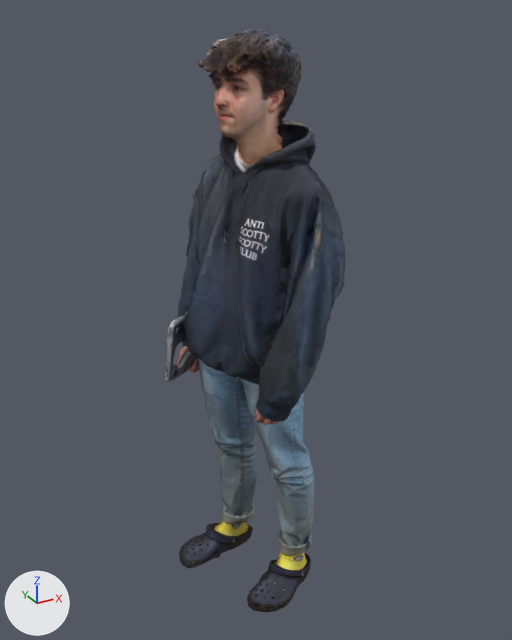
Two versions of the glTF model public/models/tomas-smol.glb, one commit apart.
One viewpoint serves both versions: a 50 mm lens placed at (-0.812, -1.448, 0.838), pointed at (0.044, 0.108, 0.06). The axes (+X, +Y, +Z) are drawn at lower left. The lights are the same throughout.
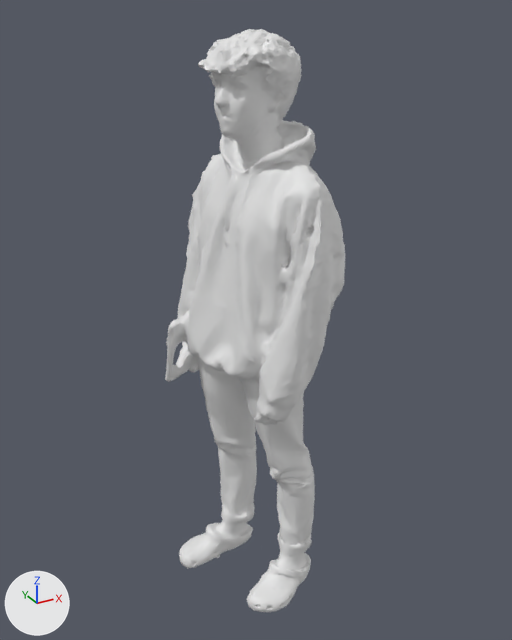
Changed parts and their boxes [x1, y1, x2, y2] in the pictures (512 x 640 px):
'Mesh_0', recoloured: [165, 29, 345, 612] in both

Patch to the scene script:
```diff
--- a/public/models/tomas-smol.glb.py
+++ b/public/models/tomas-smol.glb.py
@@ me_mesh_0 @@
 me_mesh_0.from_pydata(...)  # 15042 vertices, 29999 faces; spans x -0.18..0.2, y -0.15..0.36, z -0.78..0.8
-me_mesh_0.materials.append(mat_material_0)
```
